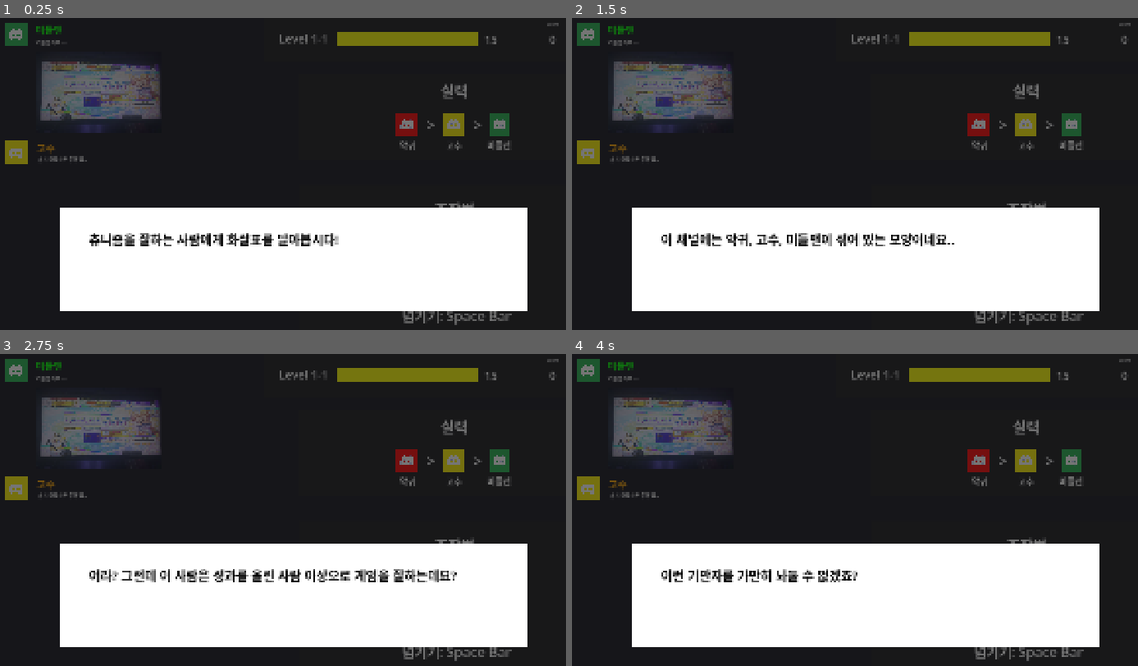
Above: before the commit, frames 1-4 (two rows, left to right).
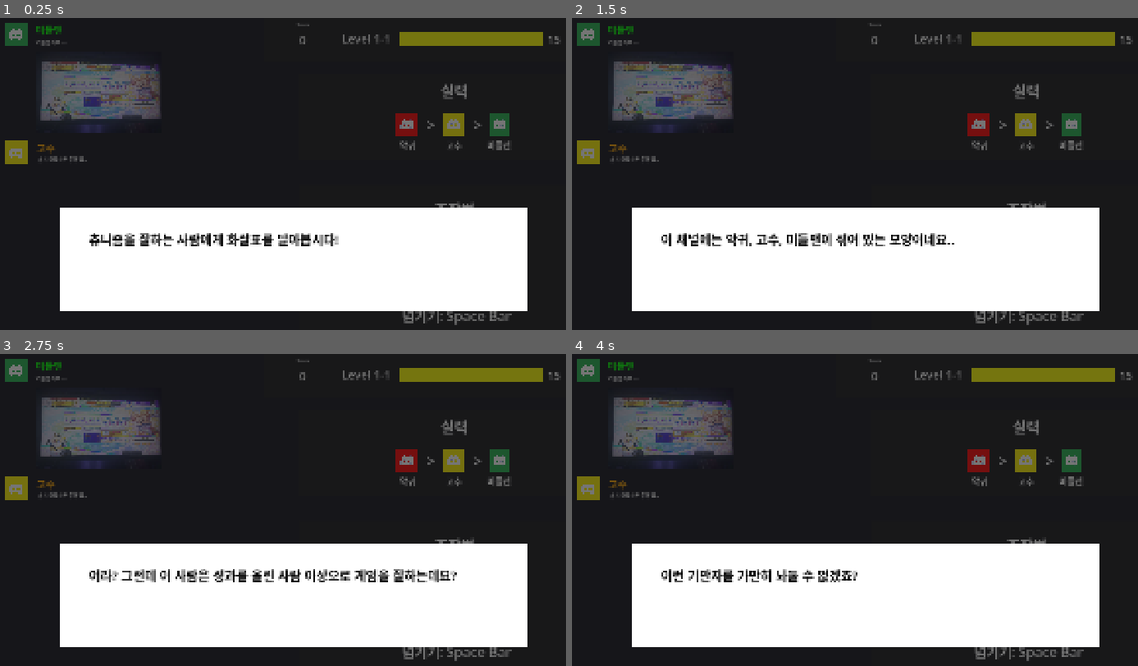
Above: after the commit, the same moments.

Repository: junu192857/Arrow-Game
Game: Godot game, scene res://Scenes/Ingame.tscn
Two runs of this game, one before a commit and one after it. Both use one fixed random seed, a clock stepped at 60 frames per second and the inputs below.
Inputs:
- Up to frame 1 (0.25 s): no input
- Up to frame 2 (1.5 s): tap Enter at 0.5 s; hold D 0.53-1.28 s; tap J at 0.6 s; tap Space at 0.77, 1.25 s; hold S from 1.28 s (still down); tap K at 1.35 s
- Up to frame 3 (2.75 s): tap Space at 1.52 s; tap Enter at 2, 2.1 s; release S at 2.03 s; hold D from 2.03 s (still down)
- Up to frame 4 (4 s): tap Space at 2.75, 3.02, 3.77 s; tap Shift at 2.85 s; tap Enter at 3.5 s; release D at 3.53 s; hold S from 3.53 s (still down); tap J at 3.6 s

The runs differ from the first frame. In frame 1, 1.2% of the frame differs, in the area x 49-100%, y 1-9%; in frame 2, 1.2%; in frame 3, 1.2%; in frame 4, 1.2%.

Commit message:
위치조정

Diff:
--- a/arrow-game/Scenes/Ingame.tscn
+++ b/arrow-game/Scenes/Ingame.tscn
@@ -567,9 +567,9 @@
 anchors_preset = 15
 anchor_right = 1.0
 anchor_bottom = 1.0
-offset_left = 46.0
+offset_left = 228.0
 offset_top = 41.0
-offset_right = -762.0
+offset_right = -575.0
 offset_bottom = -41.0
 grow_horizontal = 2
 grow_vertical = 2
@@ -584,9 +584,9 @@
 anchor_top = 0.374
 anchor_right = 0.66400003
 anchor_bottom = 0.66200006
-offset_left = -0.022003174
+offset_left = 184.478
 offset_top = 0.013999939
-offset_right = 0.19195557
+offset_right = 184.69196
 offset_bottom = -0.018005371
 color = Color(1, 1, 0, 1)
 
@@ -595,9 +595,9 @@
 anchors_preset = 15
 anchor_right = 1.0
 anchor_bottom = 1.0
-offset_left = 644.0
+offset_left = 828.5
 offset_top = 44.0
-offset_right = -245.0
+offset_right = -60.5
 offset_bottom = -38.0
 grow_horizontal = 2
 grow_vertical = 2
@@ -610,10 +610,10 @@
 anchors_preset = 15
 anchor_right = 1.0
 anchor_bottom = 1.0
-offset_left = 802.0
-offset_top = 15.0
-offset_right = -60.0
-offset_bottom = -100.0
+offset_left = 71.0
+offset_top = 17.0
+offset_right = -791.0
+offset_bottom = -98.0
 grow_horizontal = 2
 grow_vertical = 2
 theme_override_font_sizes/font_size = 13
@@ -626,10 +626,10 @@
 anchors_preset = 15
 anchor_right = 1.0
 anchor_bottom = 1.0
-offset_left = 773.0
-offset_top = 43.0
-offset_right = -30.0
-offset_bottom = -39.0
+offset_left = 42.0
+offset_top = 45.0
+offset_right = -761.0
+offset_bottom = -37.0
 grow_horizontal = 2
 grow_vertical = 2
 theme_override_font_sizes/font_size = 34
